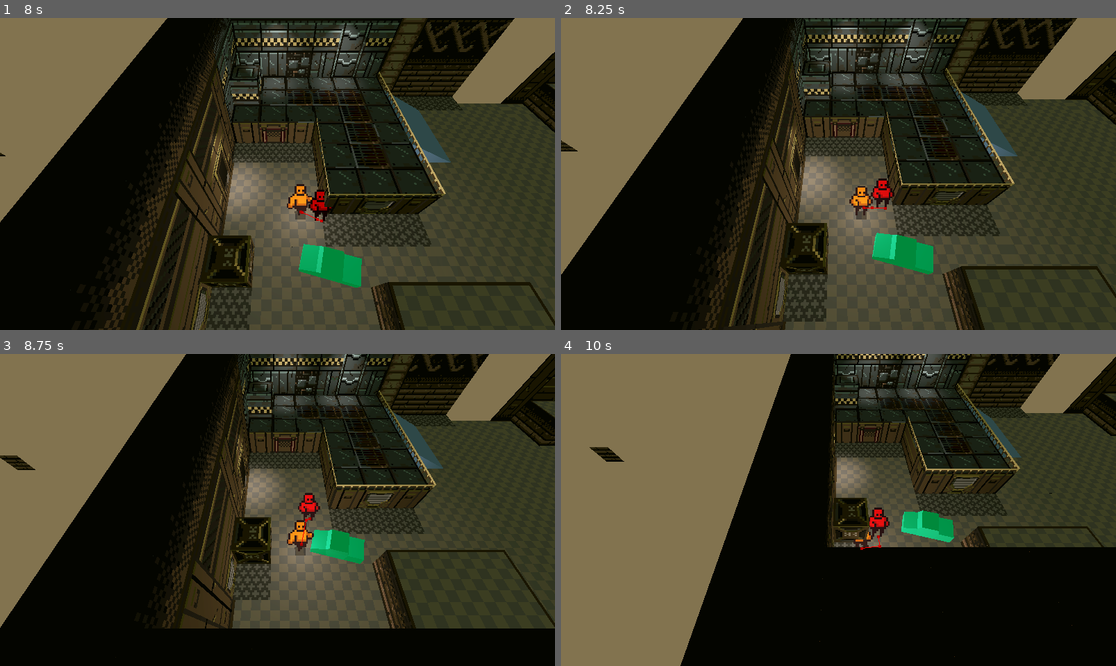
Above: before the commit, frames 1-4 (two rows, left to right).
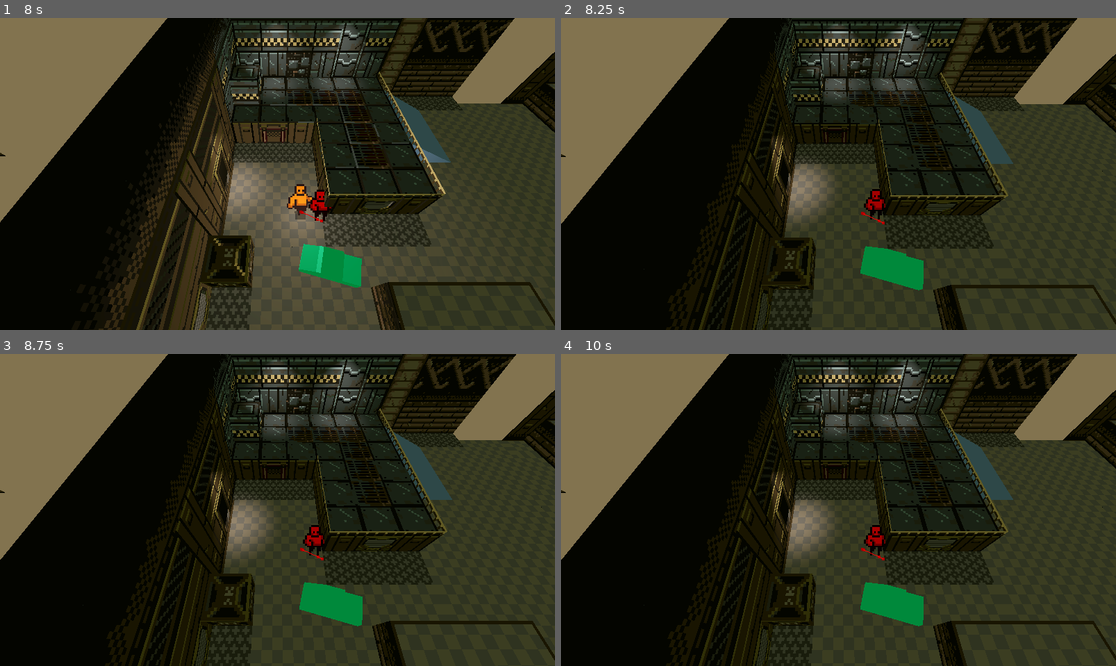
Above: after the commit, the same moments.

Repository: killnaprimer/SpacialStation
Game: Godot game, scene res://scenes/test_other.tscn
The game is run twice, just before and just after one commit, with the same random seed, the same clock (stepped at 60 frames per second) and the same inputs.
Inputs (mouse positions are in pixels of both pictures, inside the frame that each line leads up to):
- Up to frame 1 (8 s): tap Enter at 0.5 s; move the mouse to (399, 158) at 0.52 s; hold D (move_right) 0.53-1.28 s; click (399, 158) at 0.6 s; move the mouse to (166, 189) at 1.27 s; hold S (move_back) 1.28-2.03 s; right-click (166, 189) at 1.35 s; click (166, 189) at 1.55 s; move the mouse to (333, 105) at 2.02 s; hold D (move_right) 2.03-2.78 s; click (333, 105) at 2.1 s; move the mouse to (249, 236) at 2.77 s; hold W (move_forward) 2.78-3.53 s; tap Space (roll) at 2.85, 5.75, 5.85 s; click (249, 236) at 3.05 s; move the mouse to (444, 220) at 3.52 s; hold A (move_left) 3.53-5.03 s; click (444, 220) at 3.6 s; move the mouse to (111, 127) at 4.27 s; right-click (111, 127) at 4.35 s; click (111, 127) at 4.55 s; move the mouse to (305, 174) at 5.02 s; hold S (move_back) 5.03-5.78 s; click (305, 174) at 5.1 s; move the mouse to (194, 96) at 5.77 s; hold D (move_right) 5.78-6.53 s; click (194, 96) at 6.05 s; move the mouse to (399, 158) at 6.52 s; hold W (move_forward) 6.53-7.28 s; click (399, 158) at 6.6 s; move the mouse to (166, 189) at 7.27 s; hold D (move_right) from 7.28 s (still down); right-click (166, 189) at 7.35 s; click (166, 189) at 7.55 s
- Up to frame 2 (8.25 s): move the mouse to (894, 105) at 8.02 s; release D (move_right) at 8.03 s; hold S (move_back) from 8.03 s (still down); click (894, 105) at 8.1 s
- Up to frame 3 (8.75 s): keep holding S (move_back)
- Up to frame 4 (10 s): move the mouse to (810, 572) at 8.77 s; release S (move_back) at 8.78 s; hold A (move_left) 8.78-9.53 s; tap Space (roll) at 8.85 s; click (810, 572) at 9.05 s; move the mouse to (1005, 556) at 9.52 s; hold W (move_forward) from 9.53 s (still down); click (1005, 556) at 9.6 s

Frame 1 is identical in both runs. In frame 2, 30% of the frame differs, in the area x 0-100%, y 0-100%; in frame 3, 40%; in frame 4, 62%.
Error after the commit: Invalid access to property or key 'global_position' on a base object of type 'previously freed'. (res://scripts/camera.gd:9)

Commit message:
enemy can fire bullets

Diff:
--- a/prefabs/bullet.tscn
+++ b/prefabs/bullet.tscn
@@ -20,7 +20,6 @@
 
 [node name="bullet" type="RigidBody3D"]
 collision_layer = 0
-collision_mask = 11
 gravity_scale = 0.0
 continuous_cd = true
 contact_monitor = true
--- a/prefabs/dummy.tscn
+++ b/prefabs/dummy.tscn
@@ -6,6 +6,9 @@
 [ext_resource type="Script" uid="uid://dd0ocu2dk0341" path="res://scripts/enemy_ai.gd" id="3_av2jj"]
 [ext_resource type="Script" uid="uid://h2ankc57xp0k" path="res://scripts/enemy_movement.gd" id="5_5hfr3"]
 [ext_resource type="Script" uid="uid://b1iyvhk6s6soj" path="res://scripts/enemy_sight.gd" id="6_pssps"]
+[ext_resource type="Script" uid="uid://q786hxut4s3f" path="res://scripts/enemy_gun_holder.gd" id="7_qehvh"]
+[ext_resource type="Script" uid="uid://b2dpd8c06nmlb" path="res://scripts/gun.gd" id="8_58ed5"]
+[ext_resource type="PackedScene" uid="uid://m266unpl4q2g" path="res://prefabs/bullet.tscn" id="9_ckt0c"]
 
 [sub_resource type="CapsuleShape3D" id="CapsuleShape3D_cf8o5"]
 radius = 0.7
@@ -14,11 +17,12 @@
 [sub_resource type="CylinderShape3D" id="CylinderShape3D_5hfr3"]
 radius = 6.0
 
-[node name="Enemy" type="CharacterBody3D" node_paths=PackedStringArray("movement", "ai", "navigation")]
+[node name="Enemy" type="CharacterBody3D" node_paths=PackedStringArray("movement", "ai", "gun_holder", "navigation")]
 collision_layer = 8
 script = ExtResource("1_pkqqt")
 movement = NodePath("Movement")
 ai = NodePath("AI")
+gun_holder = NodePath("gun_holder")
 navigation = NodePath("NavigationAgent3D")
 
 [node name="health" type="Node3D" parent="."]
@@ -58,4 +62,16 @@
 transform = Transform3D(1, 0, 0, 0, 1, 0, 0, 0, 1, 0, 1, 0)
 shape = SubResource("CylinderShape3D_5hfr3")
 
+[node name="gun_holder" type="Node3D" parent="." node_paths=PackedStringArray("gun")]
+script = ExtResource("7_qehvh")
+gun = NodePath("Gun")
+
+[node name="Gun" type="Node3D" parent="gun_holder"]
+transform = Transform3D(1, 0, 0, 0, 1, 0, 0, 0, 1, 0, 0, -0.7)
+script = ExtResource("8_58ed5")
+bullet_ref = ExtResource("9_ckt0c")
+firing_cooldown = 1.0
+target_type = 1
+metadata/_custom_type_script = "uid://b2dpd8c06nmlb"
+
 [connection signal="target_sighted" from="sight" to="AI" method="on_target_sighted"]
--- a/scripts/enemy.gd
+++ b/scripts/enemy.gd
@@ -3,8 +3,10 @@
 
 @export var movement : EnemyMovement
 @export var ai : EnemyAI
+@export var gun_holder : EnemyGunHolder
 @export var navigation : NavigationAgent3D
 @export var patrol_points : Array[PatrolPoint]
+
 
 func _ready() -> void:
 	movement.enemy = self
--- a/scripts/enemy_ai.gd
+++ b/scripts/enemy_ai.gd
@@ -29,3 +29,4 @@
 
 func on_target_sighted(sighted_target : Node3D):
 	target = sighted_target
+	enemy.gun_holder.target = target
--- /dev/null
+++ b/scripts/enemy_gun_holder.gd
@@ -0,0 +1,11 @@
+extends Node3D
+class_name EnemyGunHolder
+
+@export var gun : Gun
+
+var target : Node3D
+
+func _physics_process(delta: float) -> void:
+	if target:
+		look_at(target.global_position + Vector3(0,0.7,0))
+		gun.fire()
--- a/scripts/gun.gd
+++ b/scripts/gun.gd
@@ -7,10 +7,13 @@
 @export var base_spread : float = 1.0
 @export var bullet_count : int = 1
 @export var firing_cooldown : float = 0.5
+@export var bullet_speed: float = 50
 
 @export_category("Type")
 @export var burst_type: burst_types
 enum burst_types {NO, SHOTGUN, BURST}
+@export var target_type: target_types
+enum target_types {ENEMY, PLAYER, BOTH}
 
 @export_category("Recoil")
 @export var recoil_gain : float
@@ -60,7 +63,7 @@
 		var bullet : Bullet =  spawn_bullet()
 		var base_direction = -global_transform.basis.z
 		var spread_direction = base_direction.rotated(global_transform.basis.y, deg_to_rad(spread + get_base_spread()) )
-		bullet.linear_velocity = spread_direction * 50
+		bullet.linear_velocity = spread_direction * bullet_speed
 
 		if spread == 0: spread += spread_gain
 		elif spread < 0: spread = -spread
@@ -81,13 +84,19 @@
 	var bullet : Bullet =  spawn_bullet()
 	var base_direction = -global_transform.basis.z
 	var spread_direction = base_direction.rotated(global_transform.basis.y, deg_to_rad(get_base_spread()) )
-	bullet.linear_velocity = spread_direction * 50
+	bullet.linear_velocity = spread_direction * bullet_speed
 	recoil += recoil_gain
 
 func spawn_bullet() -> Bullet:
 	var bullet : Bullet = bullet_ref.instantiate()
 	GameManager.get_world().add_child(bullet)
 	bullet.global_position = global_position
+	match target_type:
+		target_types.ENEMY: bullet.set_collision_mask_value(4, true)
+		target_types.PLAYER: bullet.set_collision_mask_value(3, true)
+		target_types.BOTH:
+			bullet.set_collision_mask_value(4, true)
+			bullet.set_collision_mask_value(3, true)
 	return bullet
 
 func get_base_spread():
Not shown: 1 places in prefabs/dummy.tscn that only renumber resources
Not shown, added: scripts/enemy_gun_holder.gd.uid
